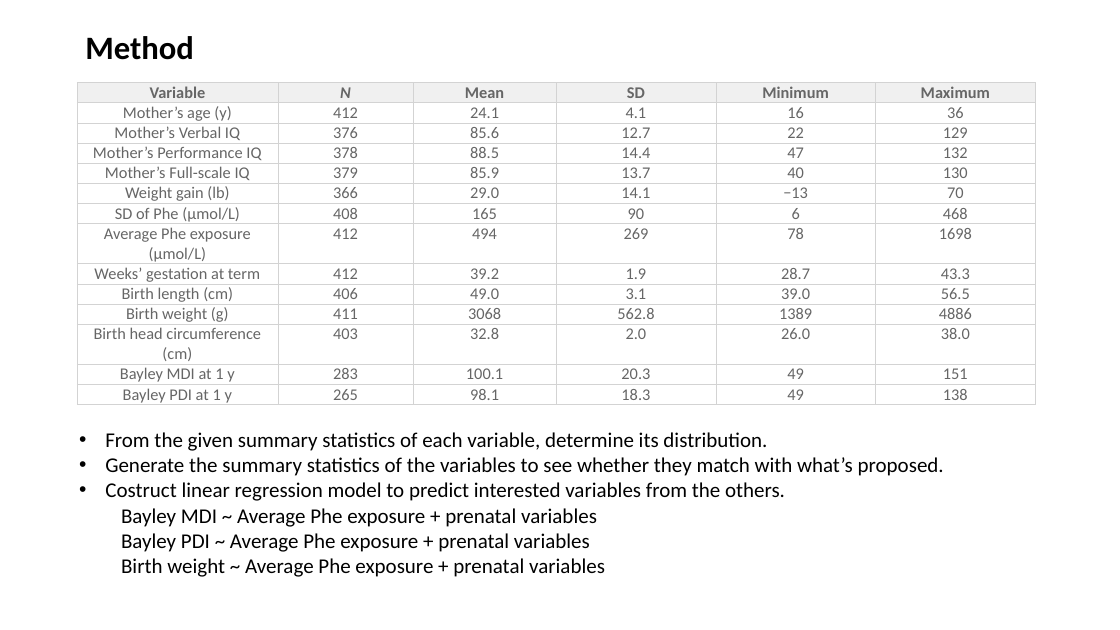
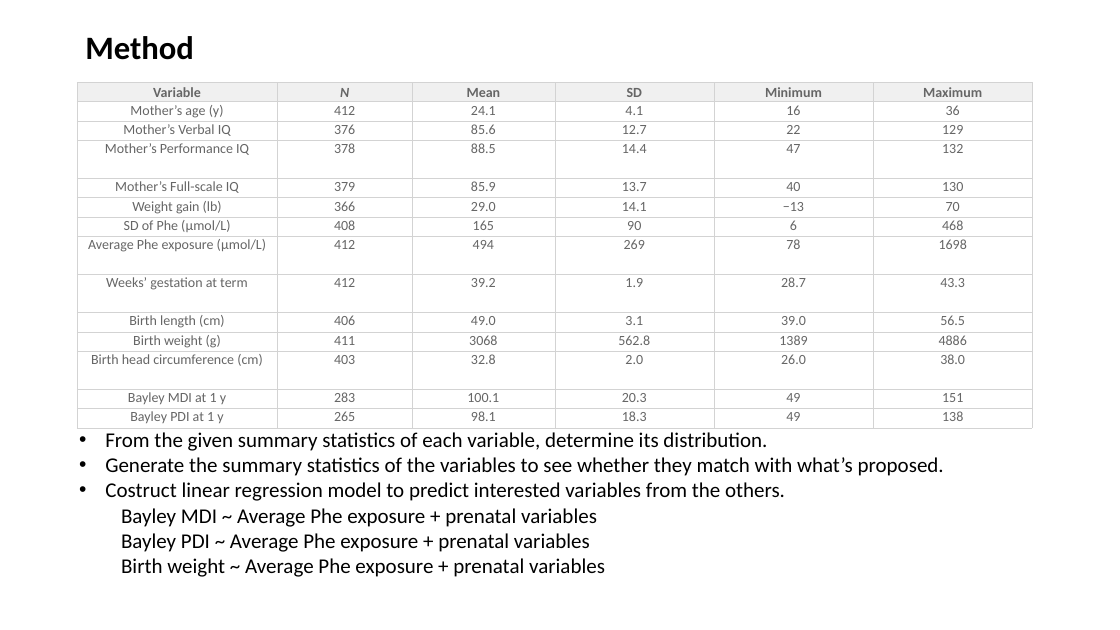
Before and after one commit to SunnySunnia/Data-Simulation, a slide deck: slide 2 of presentation.pptx. Drawn at 1120x630 pixels with LibreOffice and Linux fonts; fonts in the diff are those of the drawing. Boxes give left, top, right and bottom in pixels: in the first picture for what was removed or moved away, otherwise in the second. Text is boxed around its words. In the diff, an @@ line names an element or a change of style, - is before the commit and + after.

```diff
--- a/presentation.pptx
+++ b/presentation.pptx
@@ table at bbox=[77, 82, 1034, 428] @@
@@ size 14 to 12 pt @@
```
Also in this commit, not shown: 1 other slide changed, 1 slide added, 6 other files.
